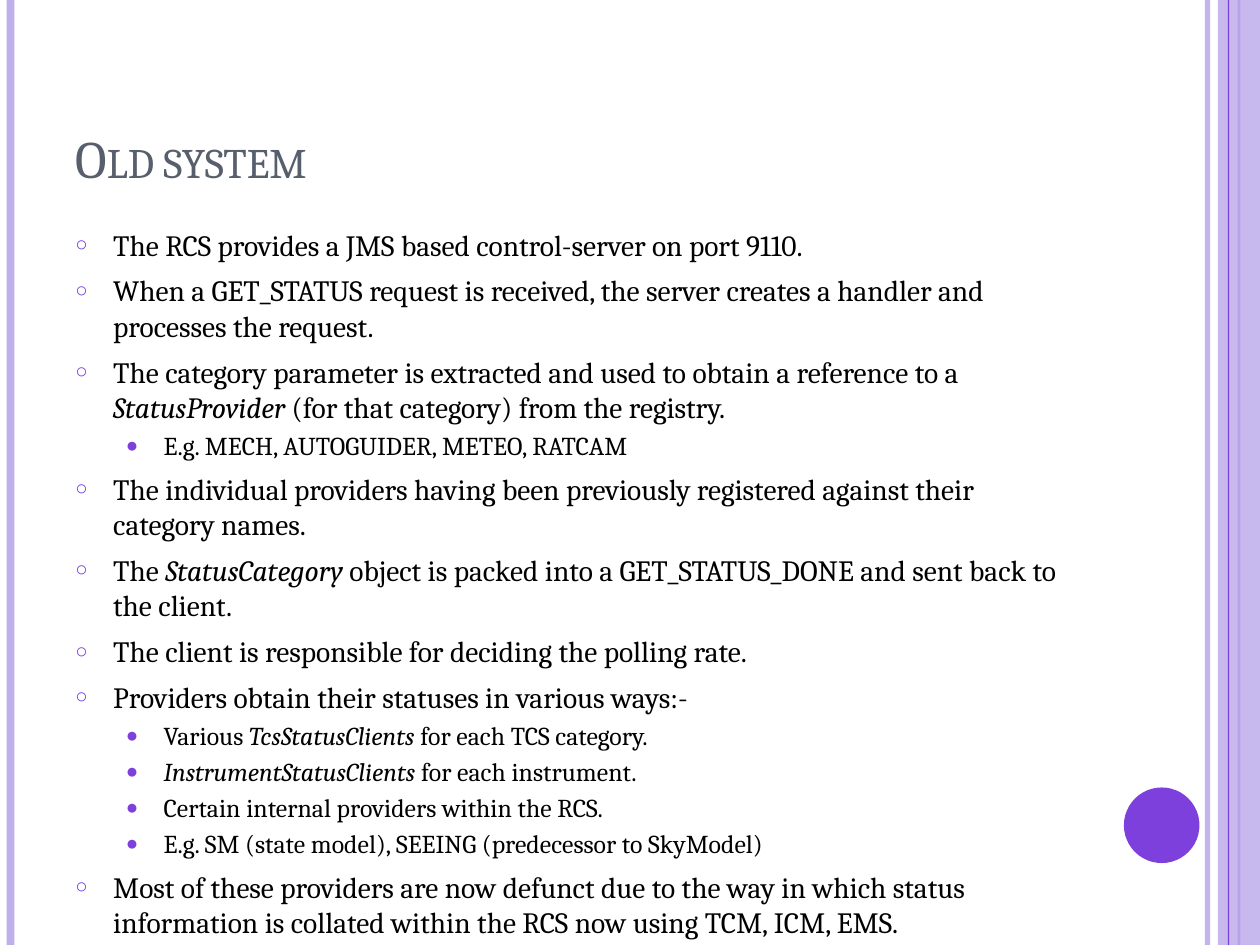
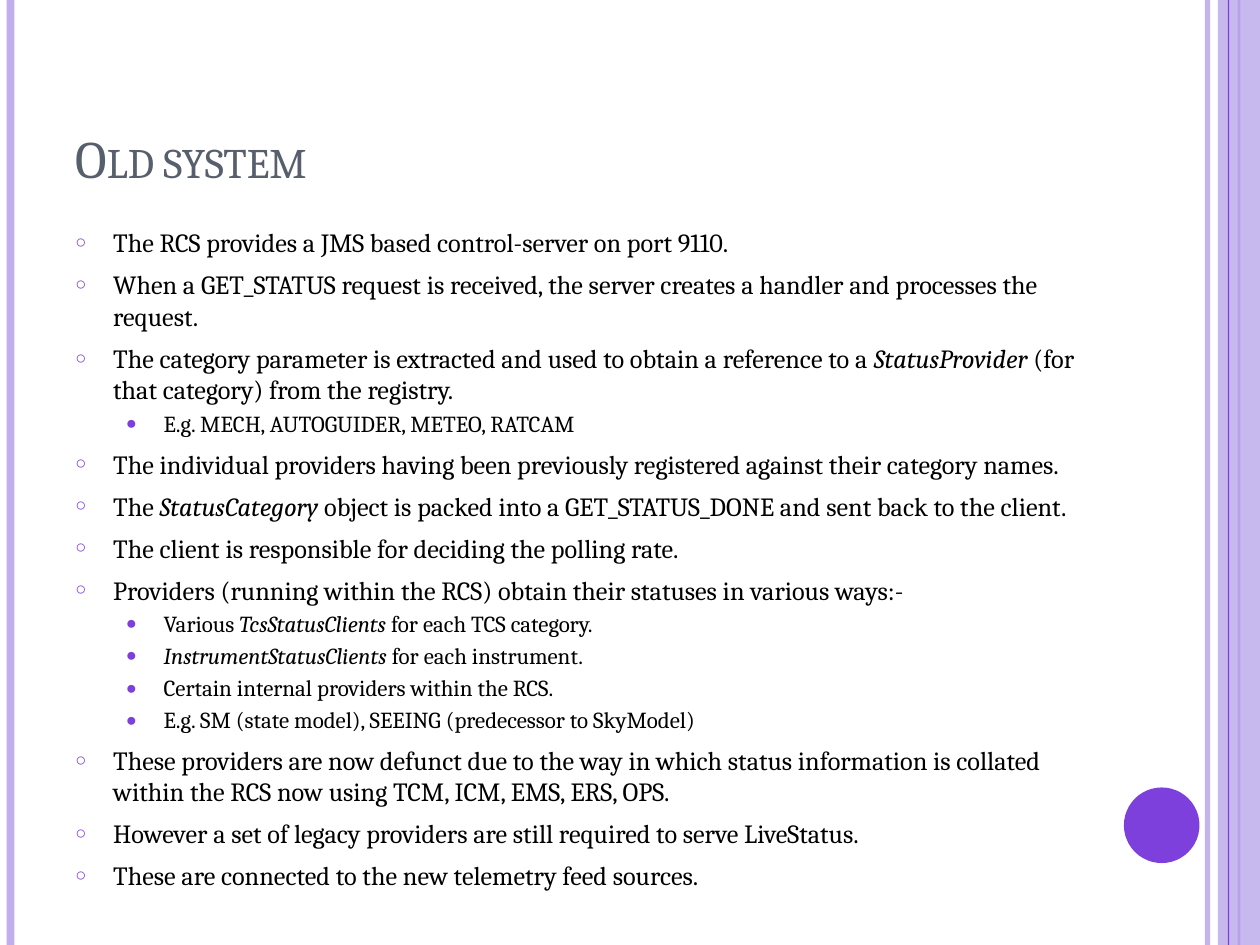
Before and after one commit to LivTel/rcs-handover, a slide deck: slide 6 of ppt/telemetry.pptx. Drawn at 1260x945 pixels with LibreOffice and Linux fonts; fonts in the diff are those of the drawing. Boxes give left, top, right and bottom in pixels: in the first picture for what was removed or moved away, otherwise in the second. Text is boxed around its words. In the diff, an @@ line names an element or a change of style, - is before the commit and + after.

Commit message:
Modified telemetry docs and figs

```diff
--- a/ppt/telemetry.pptx
+++ b/ppt/telemetry.pptx
@@ text at [113,233,1074,733]: size 16.8 to 15 pt in "The RCS provides a JMS based control-server ...", "When a GET_STATUS request is received, the ...", "The category parameter is extracted and used ...", "The individual providers having been previously registered ..." and 2 more places; size 14.7 to 13.1 pt in "E.g. MECH, AUTOGUIDER, METEO, RATCAM", "Various TcsStatusClients for each TCS category.", "InstrumentStatusClients for each instrument.", "Certain internal providers within the RCS." and 1 more places @@
@@ text at [113,581,903,606]: text changed; size 16.8 to 15 pt @@
-○ Providers obtain their statuses in various ways:-
+○ Providers (running within the RCS) obtain their statuses in various ways:-
@@ text at [113,751,1040,891]: text changed; size 16.8 to 15 pt @@
-○ Most of these providers are now defunct due to the way in which status information is collated within the RCS now using TCM, ICM, EMS.
+○ These providers are now defunct due to the way in which status information is collated within the RCS now using TCM, ICM, EMS, ERS, OPS.
+○ However a set of legacy providers are still required to serve LiveStatus.
+○ These are connected to the new telemetry feed sources.
```
Also in this commit, not shown: 6 other slides changed, 7 slides added, 2 slides removed, 8 other files.
